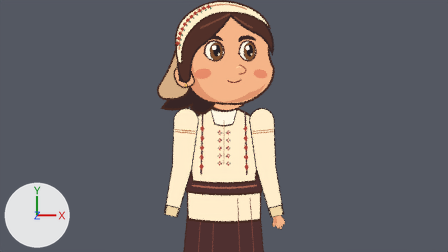
The Blender file experiments/cleopa-painea/scenes/mama-gest-ras.blend: old version first, new version second.
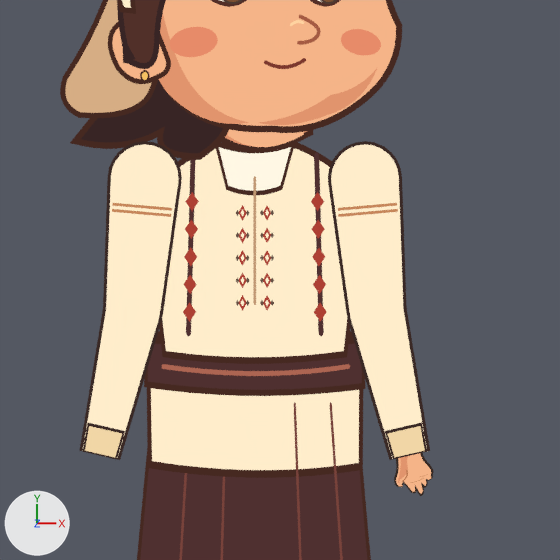
Each version is shown from the file's camera 'Orthographic camera', then close up on the part from 30% to 73% of the width and 24% to 100% of the height. Every picture has the same lights, and +X, +Y and +Z are marked at lower left. The last two pictures show the newer version.

Script lines for the objects in view, before the commit:
```python
ob_mother___front_hair = bpy.data.objects.new('mother / Front hair', me_front_hair)
ob_mother___front_hair.location = (0.0, 1.872, 0.0)
ob_mother___front_hair.scale = (1.0, 1.0, 0.5)
ob_mânecă___l = bpy.data.objects.new('Mânecă · L', me_mânecă___l)
ob_mânecă___l.location = (0.0, 1.872, 0.0)
ob_mânecă___l.scale = (1.0, 1.0, 0.5)
ob_mânecă___r = bpy.data.objects.new('Mânecă · R', me_mânecă___r)
ob_mânecă___r.location = (0.0, 1.872, 0.0)
ob_mânecă___r.scale = (1.0, 1.0, 0.5)
ob_palmă_articulată___l = bpy.data.objects.new('Palmă articulată · L', me_palmă_articulată___l)
ob_palmă_articulată___l.location = (0.0, 1.872, 0.0)
ob_palmă_articulată___l.scale = (1.0, 1.0, 0.5)
# me_mânecă___l
# before: 1 (0.51, 0.69, 0.6) at pixel (346, 313), 2 (0.85, 0.72, 0.6) at pixel (406, 308), 3 (0.82, 1.47, 0.6) at pixel (401, 175), 4 (0.52, 0.67, 0.6) at pixel (347, 318), 7 (0.85, 0.75, 0.6) at pixel (405, 304)
# before: 57 (0.53, 0.7, 0.62) at pixel (349, 313), 58 (0.83, 0.72, 0.62) at pixel (403, 308), 59 (0.81, 1.47, 0.62) at pixel (398, 175), 60 (0.54, 0.68, 0.62) at pixel (350, 317), 61 (0.77, -0.12, 0.62) at pixel (392, 459)
# before: 63 (0.83, 0.74, 0.62) at pixel (402, 305), 120 (0.47, 1.27, 0.63) at pixel (337, 210), 121 (0.8, 1.3, 0.63) at pixel (397, 205), 122 (0.8, 1.32, 0.63) at pixel (397, 202), 123 (0.46, 1.29, 0.63) at pixel (337, 207)
# before: 124 (0.47, 1.24, 0.63) at pixel (338, 216), 125 (0.8, 1.27, 0.63) at pixel (397, 211), 126 (0.8, 1.28, 0.63) at pixel (397, 208), 127 (0.47, 1.25, 0.63) at pixel (338, 214)
# also in view: 'mother / Face' at (0.11, 4.35, 0.21); 'mother / Hair silhouette' at (-0.2, 4.16, 0.15); 'mother / Ears' at (-0.65, 4.05, 0.23); 'mother / Nose' at (0.26, 4.16, 0.29); 'mother / Shirt and clothing panels' at (0.0, 2.91, 0.09)
```
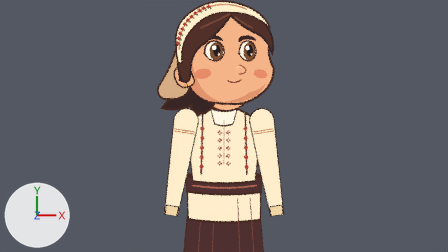
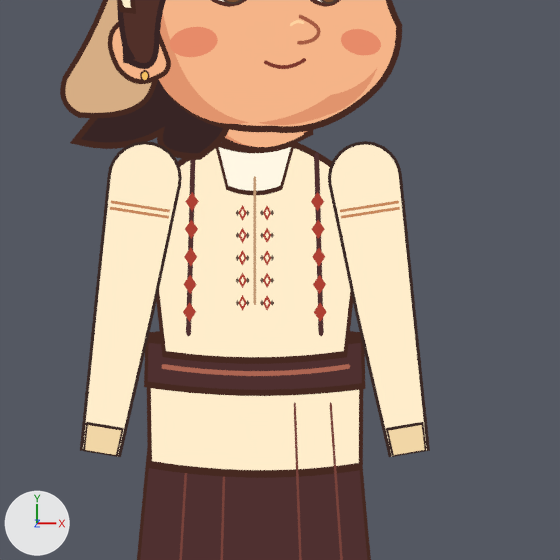
Where the change shows, as pixel boxes [x1, y1, x2, y2] in the close-ups (560 x 560 px; the box of a moved part takes in the faces that stretch with it):
'Mânecă · R', reshaped: before [79, 141, 182, 460]; after [80, 141, 182, 457]
'Mânecă · L', reshaped: before [328, 141, 430, 460]; after [328, 141, 430, 457]
'Palmă articulată · L', reshaped (not visible afterwards): before [394, 453, 434, 496]
part 1 of me_mânecă___r, moved or reshaped: before [103, 297, 163, 330]; after [94, 303, 154, 328]
part 2 of me_mânecă___r, moved or reshaped: before [106, 285, 160, 337]; after [98, 282, 151, 336]
part 3 of me_mânecă___r, moved or reshaped: before [83, 423, 125, 459]; after [83, 422, 124, 457]
part 4 of me_mânecă___r, moved or reshaped: before [85, 426, 122, 457]; after [85, 425, 121, 455]
part 5 of me_mânecă___r, moved or reshaped: before [80, 176, 181, 460]; after [80, 176, 181, 457]
part 7 of me_mânecă___l, moved or reshaped: before [346, 298, 406, 332]; after [355, 294, 415, 327]
part 8 of me_mânecă___l, moved or reshaped: before [350, 285, 403, 337]; after [359, 284, 411, 335]
part 9 of me_mânecă___l, moved or reshaped: before [385, 423, 427, 459]; after [386, 422, 427, 457]
part 10 of me_mânecă___l, moved or reshaped: before [388, 426, 425, 458]; after [388, 425, 424, 455]
part 11 of me_mânecă___l, moved or reshaped: before [329, 175, 430, 460]; after [329, 173, 430, 457]

The change in detail:
me_mânecă___r is used by ob_mânecă___r; location (0.0, 1.872, 0.0); scale (1.0, 1.0, 0.5).
me_mânecă___r had 128 vertices, 12 faces and spanned x -0.98..-0.41, y -0.13..1.66, z 0.6..0.65.
me_mânecă___r now has 128 vertices, 12 faces and spans x -0.98..-0.41, y -0.11..1.66, z 0.6..0.65.
me_mânecă___r part 1: the loose piece of 24 vertices spanning x -0.85..-0.51, y 0.54..0.88, z 0.6 is moved by (-0.05, 0.01, 0.0).
me_mânecă___r part 2: the loose piece of 24 vertices spanning x -0.83..-0.53, y 0.56..0.86, z 0.62 is moved by (-0.05, 0.01, 0.0).
me_mânecă___r part 3: the loose piece of 4 vertices spanning x -0.97..-0.73, y -0.12..0.09, z 0.64 is moved by (0.0, 0.01, 0.0).
me_mânecă___r part 4: the loose piece of 4 vertices spanning x -0.95..-0.74, y -0.11..0.07, z 0.65 is moved by (0.0, 0.01, 0.0).
me_mânecă___r part 5: 22 of 128 vertices moved; they spanned x -0.85..-0.41, y -0.13..1.47, z 0.6..0.63 and now span x -0.9..-0.41, y -0.11..1.49, z 0.6..0.63; mean shift (-0.02, 0.01, 0.0); largest move (-0.85, 0.72, 0.6) -> (-0.9, 0.75, 0.6).
me_palmă_articulată___l is used by ob_palmă_articulată___l; location (0.0, 1.872, 0.0); scale (1.0, 1.0, 0.5).
me_palmă_articulată___l had 604 vertices, 408 faces and spanned x 0.78..1.002, y -0.326..-0.017, z 0.636..0.644.
me_palmă_articulată___l now has 604 vertices, 408 faces and spans x -0.182..0.131, y -0.042..0.376, z 0.0..0.008.
me_palmă_articulată___l part 6: 574 of 604 vertices moved; they spanned x 0.78..1.002, y -0.326..-0.017, z 0.636..0.644 and now span x -0.182..0.131, y -0.042..0.376, z 0.0..0.008; mean shift (-0.908, 0.458, -0.636); largest move (0.932, -0.326, 0.637) -> (0.001, 0.373, 0.001).
Other edits to the shape of me_palmă_articulată___l do not show in these pictures.
me_mânecă___l is used by ob_mânecă___l; location (0.0, 1.872, 0.0); scale (1.0, 1.0, 0.5).
me_mânecă___l had 128 vertices, 12 faces and spanned x 0.41..0.98, y -0.13..1.66, z 0.6..0.65.
me_mânecă___l now has 128 vertices, 12 faces and spans x 0.41..0.98, y -0.11..1.66, z 0.6..0.65.
me_mânecă___l part 7: the loose piece of 24 vertices spanning x 0.51..0.85, y 0.54..0.88, z 0.6 is moved by (0.05, 0.01, 0.0).
me_mânecă___l part 8: the loose piece of 24 vertices spanning x 0.53..0.83, y 0.56..0.86, z 0.62 is moved by (0.05, 0.01, 0.0).
me_mânecă___l part 9: the loose piece of 4 vertices spanning x 0.73..0.97, y -0.12..0.09, z 0.64 is moved by (0.0, 0.01, 0.0).
me_mânecă___l part 10: the loose piece of 4 vertices spanning x 0.74..0.95, y -0.11..0.07, z 0.65 is moved by (0.0, 0.01, 0.0).
Part 11, on me_mânecă___l:
Vertices 120, 123, 124, 127 of me_mânecă___l move by (0.01, -0.01, 0.0).
Vertices 121, 122, 125, 126 of me_mânecă___l move by (0.01, 0.01, 0.0).
Vertices 1, 7, 57, 63 of me_mânecă___l move by (0.05, 0.0, 0.0).
Vertices 2, 4, 58, 60 of me_mânecă___l move by (0.05, 0.02, 0.0).
Vertices 3, 59, 61 of me_mânecă___l move by (0.0, 0.01, 0.0).
Vertex 0 of me_mânecă___l moves from (0.41, 1.44, 0.6) at pixel (328, 181) to (0.41, 1.42, 0.6) at pixel (328, 183).
Vertex 5 of me_mânecă___l moves from (0.76, -0.13, 0.6) at pixel (389, 460) to (0.75, -0.11, 0.6) at pixel (388, 457).
Vertex 56 of me_mânecă___l moves from (0.43, 1.44, 0.62) at pixel (331, 181) to (0.43, 1.43, 0.62) at pixel (331, 183).
